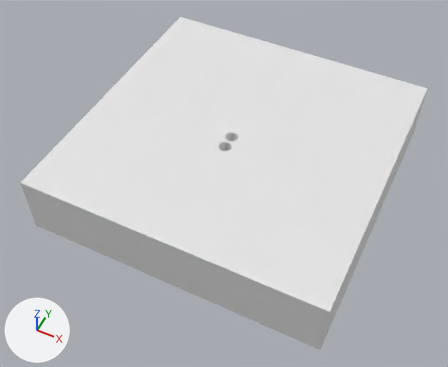
Two versions of the FBX model Assets/01_Art/ground.fbx, one commit apart.
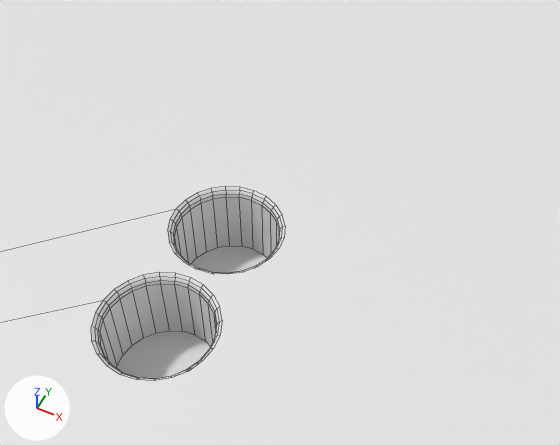
Each version is shown whole from a 50 mm camera at (10.8, -23.49, 24.49) aimed at (-0.19, -1.52, -2.97), then close up from a 50 mm camera at (1.67, -3.43, 3.9) aimed at (0.13, -0.35, 0.05). The lights are fixed; the arrows at lower left show +X, +Y and +Z. The first two pictures are the older version. The close-ups show mesh edges as thin lines. Where no turn or scale is listed for an object, it has been applied to the vertices.

The first close-up shows 'ground'.
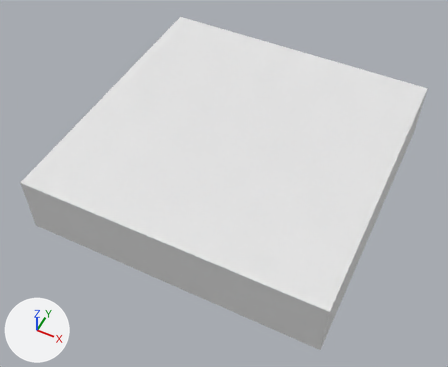
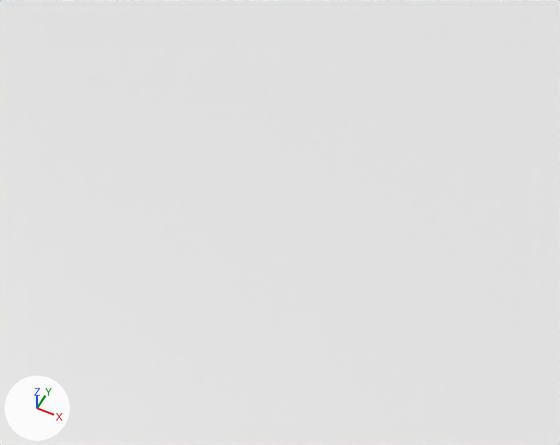
Where the newer file only moved an object's origin or applied its transform, the numbers keep the older frame.

Pixel boxes (x1, y1, x2, y2) of what changed, in the close-ups (560 x 445 px):
part 1 of me_plane, built on
    both: (0, 183, 289, 384)

The edits, one by one:
me_plane is used by ob_ground; location (0.0, 0.0, 0.0).
me_plane had 248 vertices, 202 faces and spanned x -8.7..8.7, y -8.7..8.7, z -3.6..0.0.
me_plane now has 8 vertices, 5 faces and spans x -8.7..8.7, y -8.7..8.7, z -3.6..0.0.
Part 1, on me_plane:
240 vertices are removed from x -0.6..0.2, y -1.8..-0.1, z -0.6..0.0.
198 faces are deleted.
1 new face joins them.
